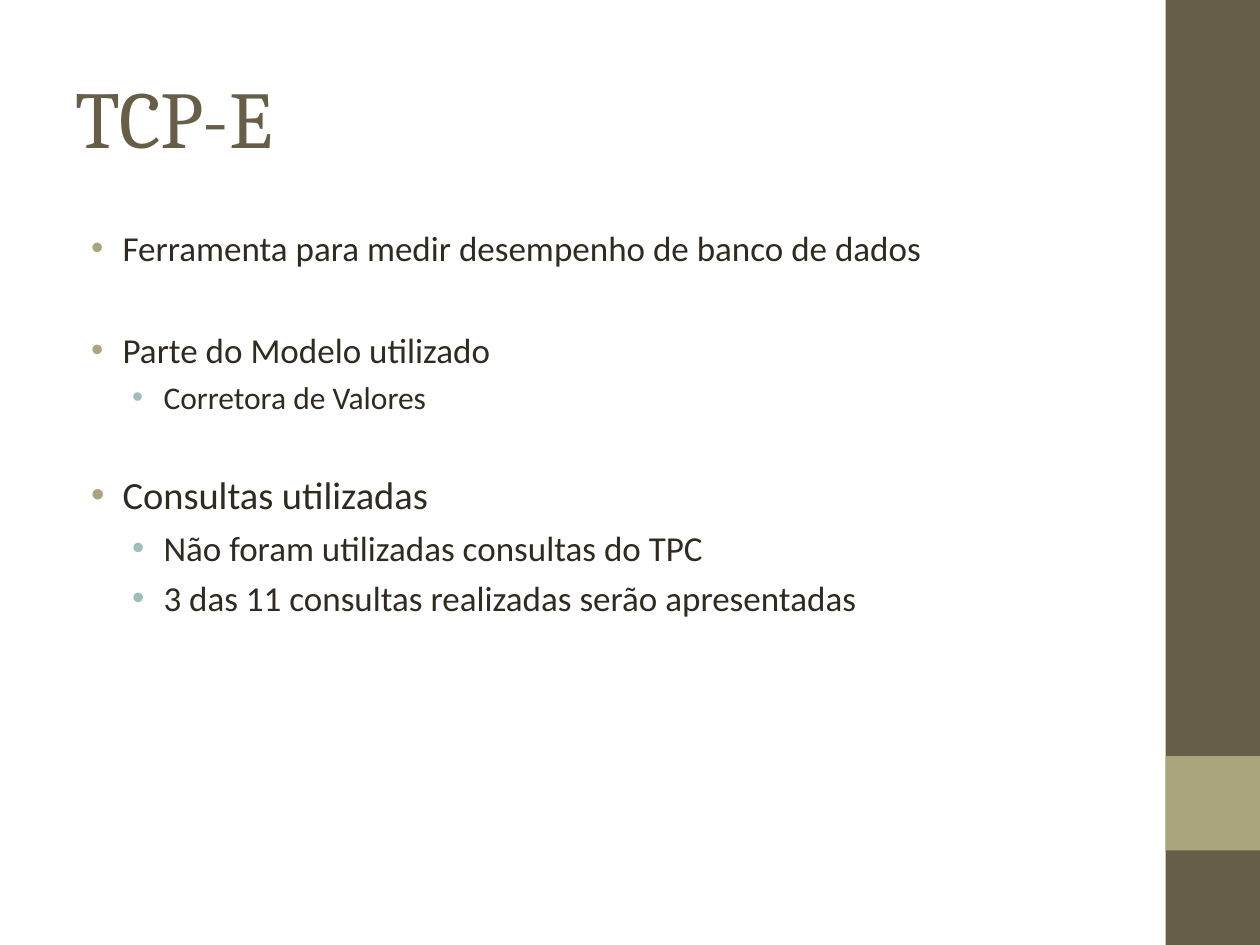
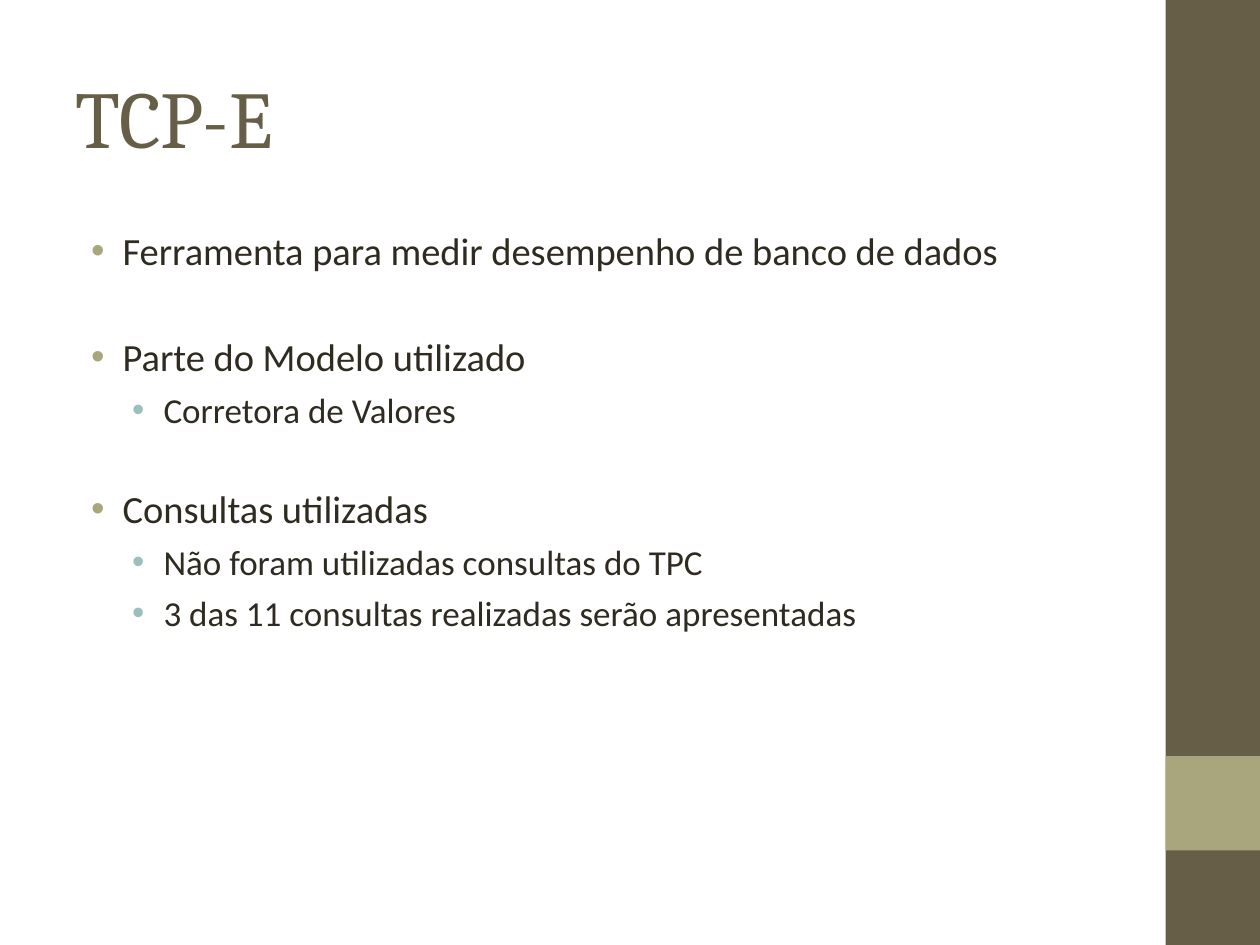
Before and after one commit to biacpaixao/Projeto_Final, a slide deck: slide 28 of apresentacao_projeto_final.ppt. Drawn at 1260x945 pixels with LibreOffice and Linux fonts; fonts in the diff are those of the drawing; background and template pictures are left out. Boxes give left, top, right and bottom in pixels: in the first picture for what was removed or moved away, otherwise in the second. Text is boxed around its words. In the diff, an @@ line names an element or a change of style, - is before the commit and + after.

```diff
--- a/apresentacao_projeto_final.ppt
+++ b/apresentacao_projeto_final.ppt
@@ text at [123,238,998,424]: size 20 to 22 pt in "Ferramenta para medir desempenho de banco de ...", "Parte do Modelo utilizado"; size 18 to 20 pt in "Corretora de Valores" @@
```
Also in this commit, not shown: 1 other slide changed, 2 slides added.
